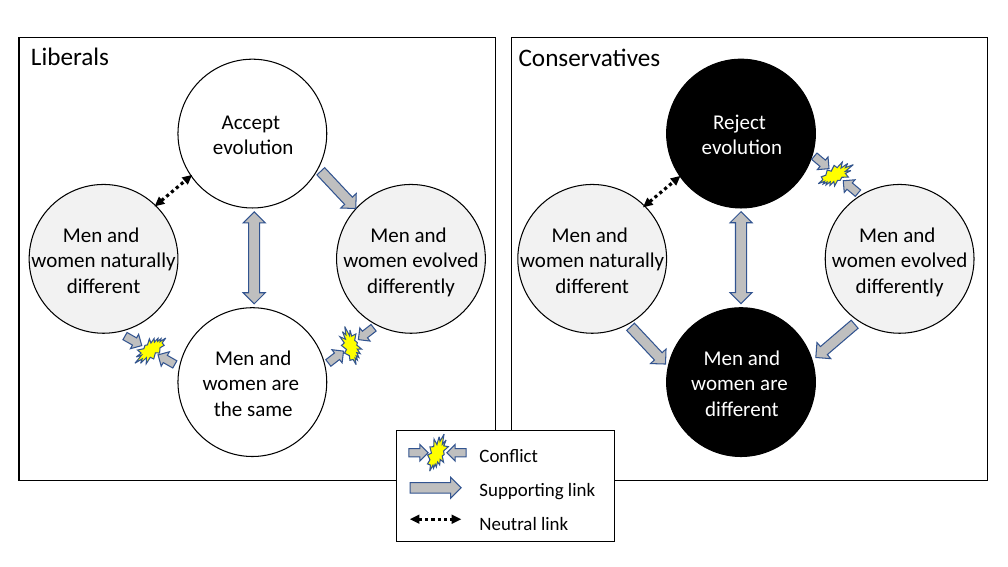
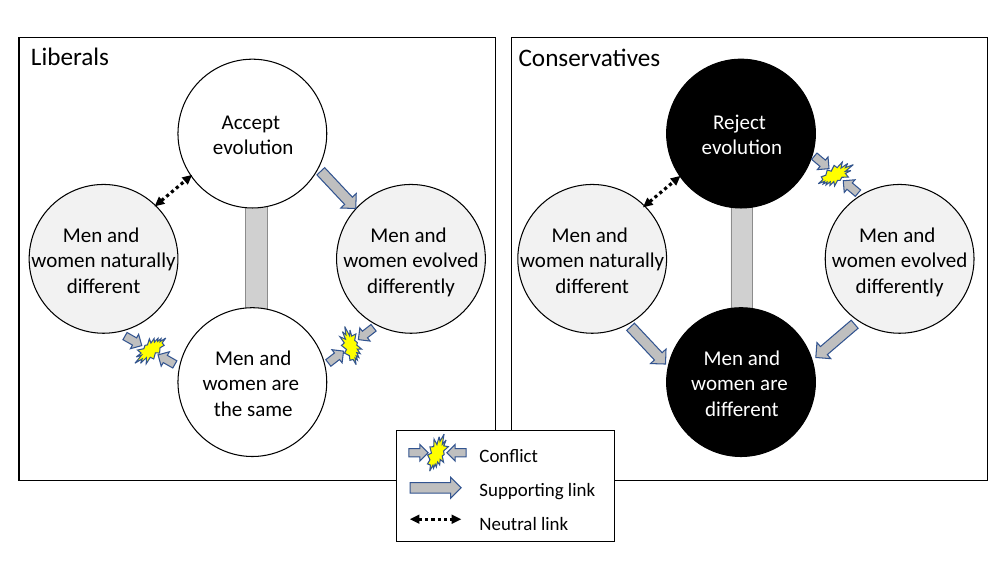
Before and after one commit to StephanLewandowsky/Attitudes-Towards-Science-, a slide deck: slide 1 of _figures/dilemmas.pptx. Drawn at 1008x567 pixels with LibreOffice and Linux fonts; fonts in the diff are those of the drawing; grey boxes stand for pictures. Boxes give left, top, right and bottom in pixels: in the first picture for what was removed or moved away, otherwise in the second. Text is boxed around its words. In the diff, an @@ line names an element or a change of style, - is before the commit and + after.

```diff
--- a/_figures/dilemmas.pptx
+++ b/_figures/dilemmas.pptx
@@ picture added at (246, 197, 268, 320) @@
@@ picture added at (731, 197, 753, 320) @@
@@ up down arrow removed at (243, 212, 265, 304) @@
@@ up down arrow removed at (730, 212, 752, 304) @@
```
Also in this commit, not shown: 32 other files.
